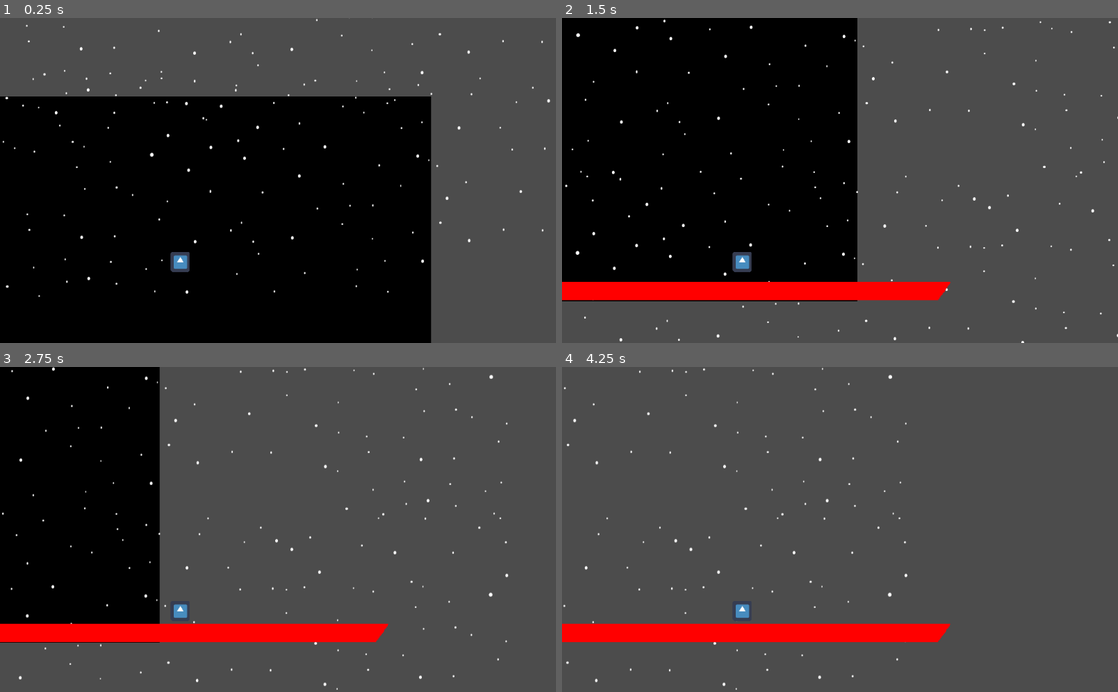
Above: before the commit, frames 1-4 (two rows, left to right).
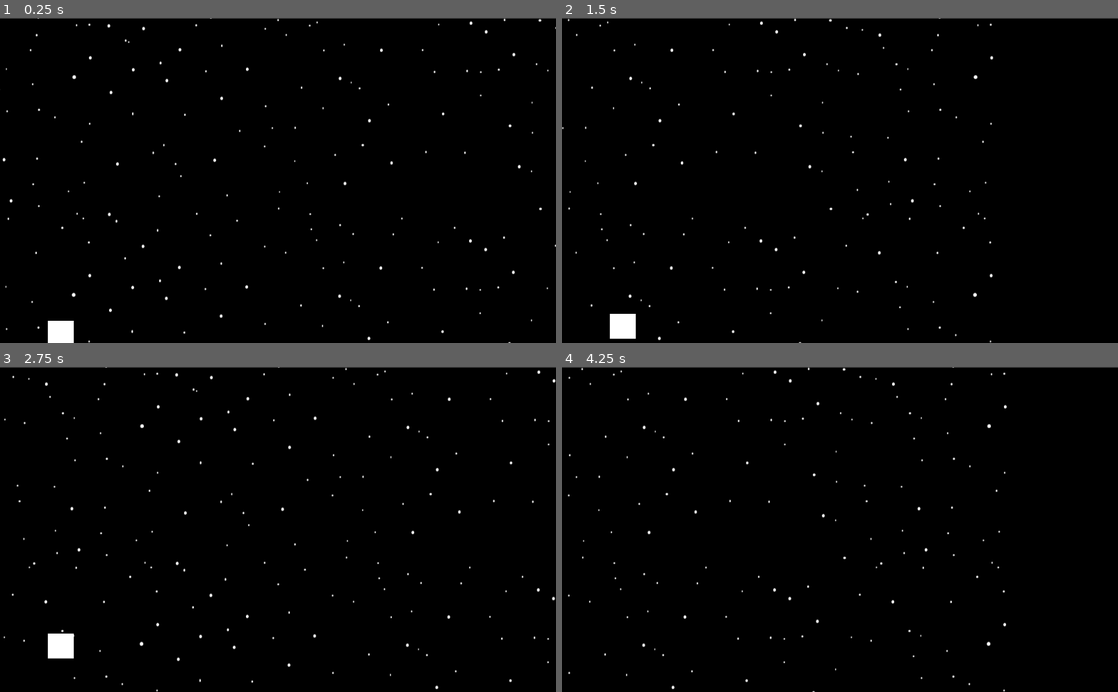
Above: after the commit, the same moments.

Repository: LouAndrew/UnBeatable
Game: Godot game, scene res://Scenes/PlayArea.tscn
Two runs of this game, one before a commit and one after it. Both use one fixed random seed, a clock stepped at 60 frames per second and the inputs below. The engine's default icon, where the game draws it, is replaced by a stand-in: a white triangle on a blue panel in a dark square.
Inputs:
- Up to frame 1 (0.25 s): no input
- Up to frame 2 (1.5 s): hold W (ui_up, bound only after the commit) 0.53-1.28 s
- Up to frame 3 (2.75 s): hold W (ui_up, bound only after the commit) from 2.03 s (still down)
- Up to frame 4 (4.25 s): release W (ui_up, bound only after the commit) at 3.53 s

The runs differ from the first frame. In frame 1, 42% of the frame differs, in the area x 0-100%, y 0-100%; in frame 2, 57%; in frame 3, 77%; in frame 4, 100%.

Commit message:
minorImprovements2

Diff:
--- a/The Runner/Scenes/BackGroundScene.tscn
+++ b/The Runner/Scenes/BackGroundScene.tscn
@@ -8,11 +8,12 @@
 [node name="ParallaxBackground" type="ParallaxBackground" parent="."]
 
 [node name="ParallaxLayer" type="ParallaxLayer" parent="ParallaxBackground"]
+motion_mirroring = Vector2( 100, 0 )
 
 [node name="Sprite" type="Sprite" parent="ParallaxBackground/ParallaxLayer"]
 self_modulate = Color( 0, 0, 0, 1 )
-position = Vector2( 514, 300.625 )
-scale = Vector2( 2.048, 1.1975 )
+position = Vector2( 659, 406.125 )
+scale = Vector2( 3.024, 1.6195 )
 texture = ExtResource( 1 )
 
 [node name="ParallaxBackground2" type="ParallaxBackground" parent="."]
--- a/The Runner/Scenes/Floor.tscn
+++ b/The Runner/Scenes/Floor.tscn
@@ -4,17 +4,17 @@
 [ext_resource path="res://Scripts/FloorCode.gd" type="Script" id=2]
 
 [sub_resource type="RectangleShape2D" id=1]
-extents = Vector2( 382.5, 17.5 )
+extents = Vector2( 50, 13 )
 
 [node name="floor" type="KinematicBody2D" groups=["floor"]]
-position = Vector2( 383, 583 )
+position = Vector2( 385, 665 )
 script = ExtResource( 2 )
 __meta__ = {
 "_edit_group_": true
 }
 
 [node name="CollisionShape2D" type="CollisionShape2D" parent="."]
-position = Vector2( 0.5, -1.5 )
+position = Vector2( -3, 0 )
 shape = SubResource( 1 )
 
 [node name="Sprite" type="Sprite" parent="."]
--- a/The Runner/Scenes/PlayArea.tscn
+++ b/The Runner/Scenes/PlayArea.tscn
@@ -9,9 +9,9 @@
 script = ExtResource( 3 )
 
 [node name="KinematicBody2D" parent="." instance=ExtResource( 2 )]
-position = Vector2( 514, 300 )
+position = Vector2( 387, 555 )
 
 [node name="CanvasLayer" parent="." instance=ExtResource( 1 )]
 
 [node name="floor" parent="." instance=ExtResource( 4 )]
-position = Vector2( 538, 560 )
+position = Vector2( 394, 736 )
--- a/The Runner/Scenes/PlayerScene.tscn
+++ b/The Runner/Scenes/PlayerScene.tscn
@@ -1,26 +1,39 @@
-[gd_scene load_steps=4 format=2]
+[gd_scene load_steps=5 format=2]
 
-[ext_resource path="res://icon.png" type="Texture" id=1]
+[ext_resource path="res://Assets/Square.png" type="Texture" id=1]
 [ext_resource path="res://Scripts/PlayerCode.gd" type="Script" id=2]
 
-[sub_resource type="CircleShape2D" id=1]
-radius = 23.1948
+[sub_resource type="RectangleShape2D" id=13]
+extents = Vector2( 24, 23 )
+
+[sub_resource type="SpriteFrames" id=12]
+animations = [ {
+"frames": [ ExtResource( 1 ) ],
+"loop": true,
+"name": "Square",
+"speed": 5.0
+} ]
 
 [node name="KinematicBody2D" type="KinematicBody2D" groups=["Player"]]
-position = Vector2( 295, 251 )
+position = Vector2( 325, 450 )
 script = ExtResource( 2 )
 __meta__ = {
 "_edit_group_": true
 }
 
 [node name="CollisionShape2D" type="CollisionShape2D" parent="."]
-shape = SubResource( 1 )
+shape = SubResource( 13 )
 
-[node name="Sprite" type="Sprite" parent="."]
-position = Vector2( 0, 4.76837e-07 )
-scale = Vector2( 0.546875, 0.578125 )
-texture = ExtResource( 1 )
+[node name="Sprite" type="AnimatedSprite" parent="."]
+position = Vector2( 1.96695e-05, -7.62939e-06 )
+scale = Vector2( 0.75, 0.71875 )
+frames = SubResource( 12 )
+animation = "Square"
+playing = true
 
 [node name="Camera2D" type="Camera2D" parent="."]
-offset = Vector2( 180, -150 )
+offset = Vector2( 400, -150 )
 current = true
+limit_left = -181
+limit_top = 150
+limit_bottom = -2000
--- a/The Runner/Scripts/FloorCode.gd
+++ b/The Runner/Scripts/FloorCode.gd
@@ -3,9 +3,8 @@
 onready var player = get_tree().get_nodes_in_group("Player")[0]
 var velocity = Vector2.ZERO
 var Position = self.global_position
-onready var SpawnPoint = $Position2D
 
-func _physics_process(delta: float) -> void:
+func _physics_process(_delta: float) -> void:
 	self.global_position.x = player.global_position.x
 	floorVisibility()
 func floorVisibility():
--- a/The Runner/Scripts/PlayerCode.gd
+++ b/The Runner/Scripts/PlayerCode.gd
@@ -1,8 +1,8 @@
 extends KinematicBody2D
 
 var velocity = Vector2.ZERO
-var gravity = 200
-var speed = 200
+var gravity = 800
+var speed = 400
 onready var floatingFloor = get_tree().get_nodes_in_group("floor")[0]
 
 func _physics_process(delta: float) -> void:
@@ -15,12 +15,12 @@
 		velocity.y += gravity * delta
 	elif Input.is_action_just_pressed("ui_up"):
 		velocity.y = -400
-		print(velocity.y)
 	else:
 		velocity.y = 0
 
 func moveMent():
 	if Input.is_action_just_pressed("ui_up"):
-		velocity.y = -400
+		velocity.y = -450
+		$Sprite.play("Bouncing")
 		print(velocity.y)
 	velocity.x = speed
--- a/The Runner/project.godot
+++ b/The Runner/project.godot
@@ -14,9 +14,40 @@
 run/main_scene="res://Scenes/PlayArea.tscn"
 config/icon="res://icon.png"
 
+[display]
+
+window/size/fullscreen=true
+
 [gui]
 
 common/drop_mouse_on_gui_input_disabled=true
+
+[input]
+
+ui_left={
+"deadzone": 0.5,
+"events": [ Object(InputEventKey,"resource_local_to_scene":false,"resource_name":"","device":0,"alt":false,"shift":false,"control":false,"meta":false,"command":false,"pressed":false,"scancode":81,"physical_scancode":0,"unicode":0,"echo":false,"script":null)
+, Object(InputEventJoypadButton,"resource_local_to_scene":false,"resource_name":"","device":0,"button_index":14,"pressure":0.0,"pressed":false,"script":null)
+ ]
+}
+ui_right={
+"deadzone": 0.5,
+"events": [ Object(InputEventKey,"resource_local_to_scene":false,"resource_name":"","device":0,"alt":false,"shift":false,"control":false,"meta":false,"command":false,"pressed":false,"scancode":69,"physical_scancode":0,"unicode":0,"echo":false,"script":null)
+, Object(InputEventJoypadButton,"resource_local_to_scene":false,"resource_name":"","device":0,"button_index":15,"pressure":0.0,"pressed":false,"script":null)
+ ]
+}
+ui_up={
+"deadzone": 0.5,
+"events": [ Object(InputEventKey,"resource_local_to_scene":false,"resource_name":"","device":0,"alt":false,"shift":false,"control":false,"meta":false,"command":false,"pressed":false,"scancode":87,"physical_scancode":0,"unicode":0,"echo":false,"script":null)
+, Object(InputEventJoypadButton,"resource_local_to_scene":false,"resource_name":"","device":0,"button_index":12,"pressure":0.0,"pressed":false,"script":null)
+ ]
+}
+ui_down={
+"deadzone": 0.5,
+"events": [ Object(InputEventKey,"resource_local_to_scene":false,"resource_name":"","device":0,"alt":false,"shift":false,"control":false,"meta":false,"command":false,"pressed":false,"scancode":83,"physical_scancode":0,"unicode":0,"echo":false,"script":null)
+, Object(InputEventJoypadButton,"resource_local_to_scene":false,"resource_name":"","device":0,"button_index":13,"pressure":0.0,"pressed":false,"script":null)
+ ]
+}
 
 [mono]
 
Binary file added: The Runner/Assets/BouncingBall(1).png
Not shown, added: The Runner/Assets/BouncingBall(1).png.import
Binary file changed: The Runner/Assets/Floor(1).png
Binary file added: The Runner/Assets/Square.png
Not shown, added: The Runner/Assets/Square.png.import
Not shown, added: UNBEATABLE/Circle.lua
Not shown, changed: UNBEATABLE/bullet.lua
Not shown, changed: UNBEATABLE/main.lua
Not shown, changed: UNBEATABLE/player.lua
